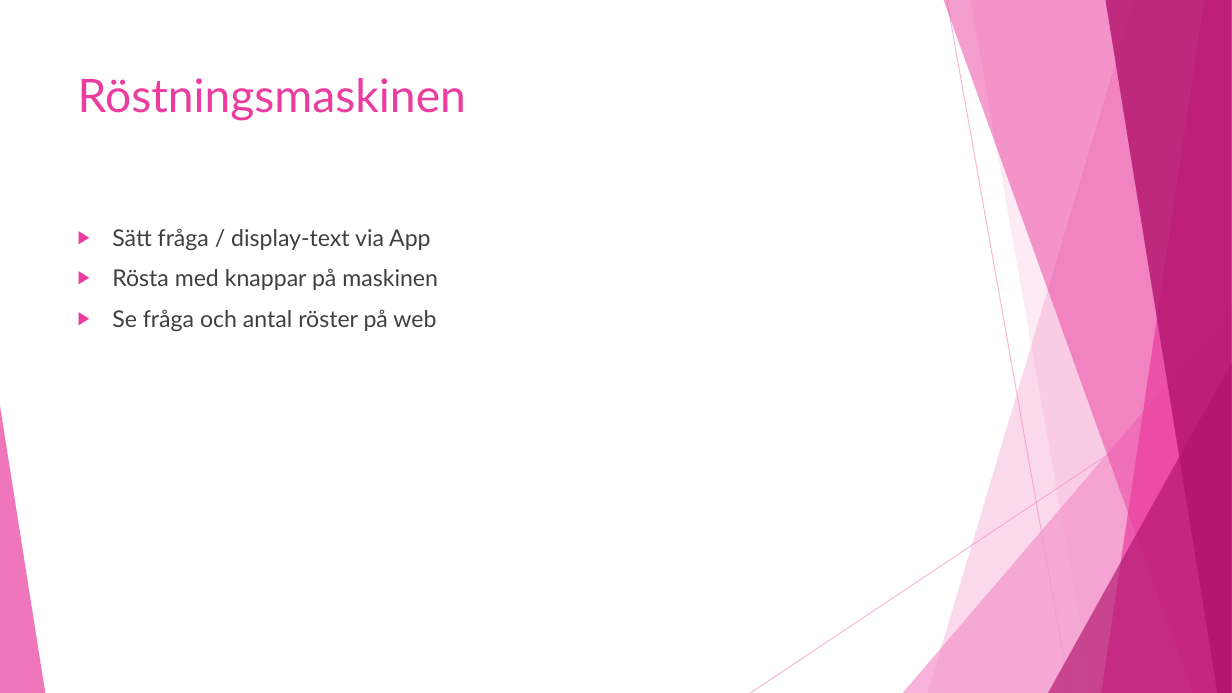
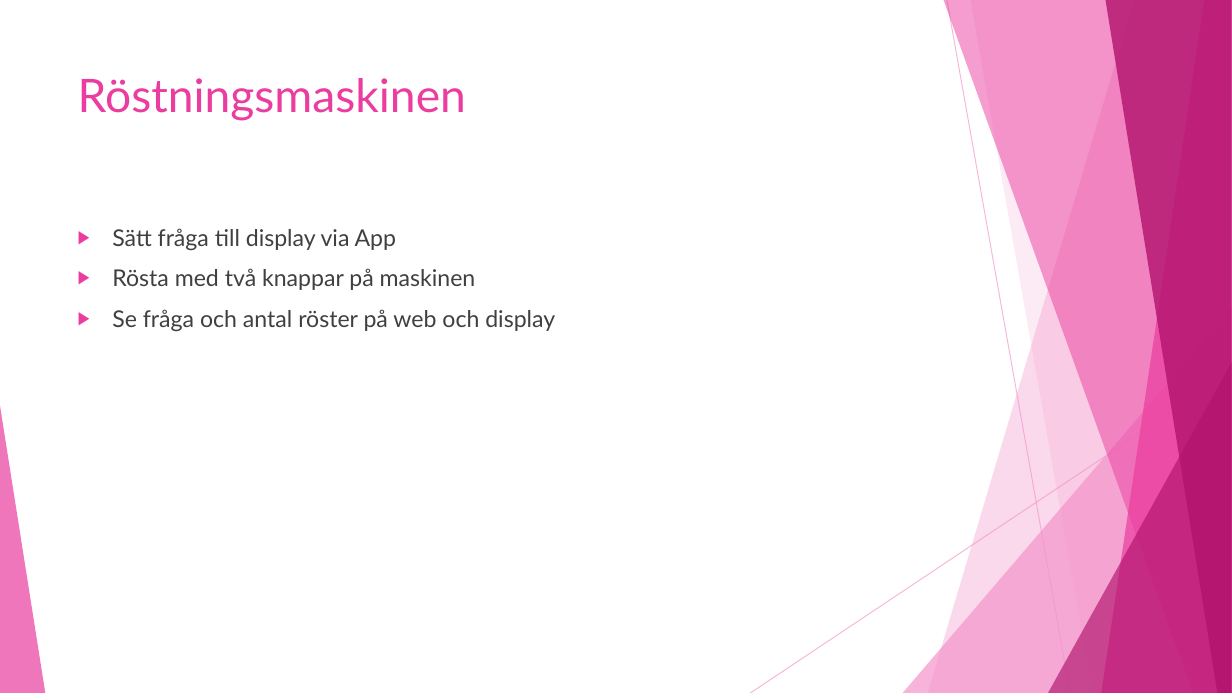
Before and after one commit to GoblinDynamiteer/voteMachine, a slide deck: slide 2 of Documentation/presentation/voteMachine.pptx. Drawn at 1232x693 pixels with LibreOffice and Linux fonts; fonts in the diff are those of the drawing. Boxes give left, top, right and bottom in pixels: in the first picture for what was removed or moved away, otherwise in the second. Text is boxed around its words. In the diff, an @@ line names an element or a change of style, - is before the commit and + after.

Commit message:
Updated presentation

```diff
--- a/Documentation/presentation/voteMachine.pptx
+++ b/Documentation/presentation/voteMachine.pptx
@@ text at [112, 228, 555, 331]: text changed @@
-▶ Sätt fråga / display-text via App
-▶ Rösta med knappar på maskinen
-▶ Se fråga och antal röster på web
+▶ Sätt fråga till display via App
+▶ Rösta med två knappar på maskinen
+▶ Se fråga och antal röster på web och display
```
Also in this commit, not shown: 3 other slides changed, 1 slide added, 3 other files.
